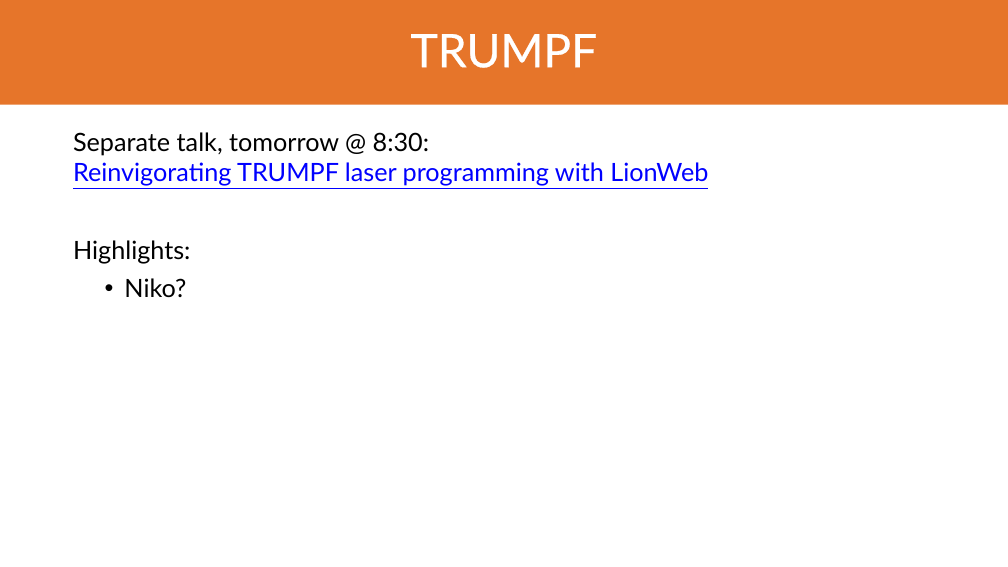
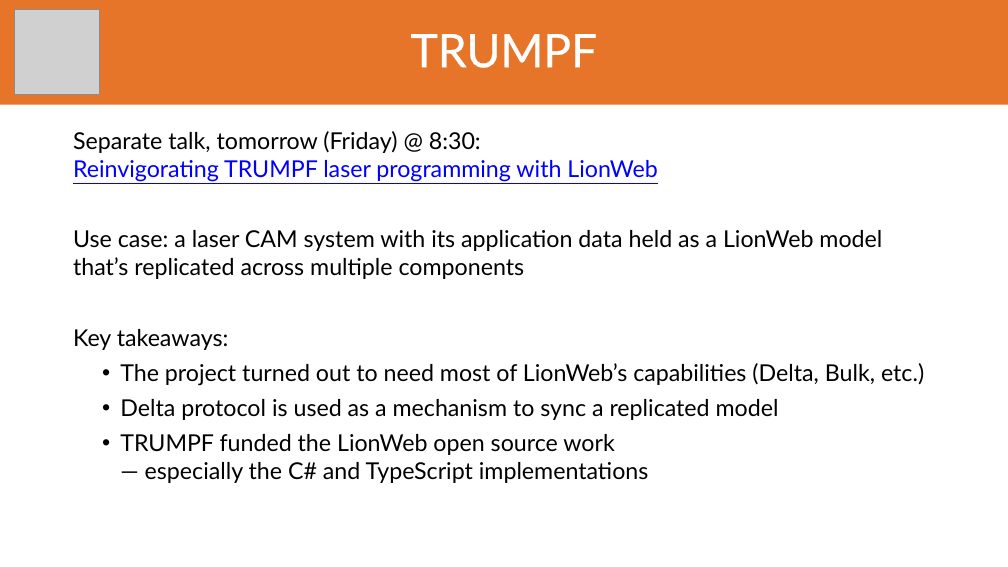
Before and after one commit to LionWeb-io/specification, a slide deck: slide 15 of conference-talks/LangDev/2026/LangDev 2026 Talk.pptx. Drawn at 1008x567 pixels with LibreOffice and Linux fonts; fonts in the diff are those of the drawing; grey boxes stand for pictures; background and template pictures are left out. Boxes give left, top, right and bottom in pixels: in the first picture for what was removed or moved away, otherwise in the second. Text is boxed around its words. In the diff, an @@ line names an element or a change of style, - is before the commit and + after.

```diff
--- a/conference-talks/LangDev/2026/LangDev 2026 Talk.pptx
+++ b/conference-talks/LangDev/2026/LangDev 2026 Talk.pptx
@@ picture added at (14,10,100,95) @@
@@ text at (73,131,924,483): text changed; size 24 to 22.1 pt; text colour #0000FF to #000000 @@
-Separate talk, tomorrow @ 8:30:
-Reinvigorating TRUMPF laser programming with LionWeb
-Highlights:
-  • Niko?
+Separate talk, tomorrow (Friday) @ 8:30:
+Reinvigorating TRUMPF laser programming with LionWeb
+Use case: a laser CAM system with its application data held as a LionWeb model that’s replicated across multiple components
+Key takeaways:
+  • The project turned out to need most of LionWeb’s capabilities (Delta, Bulk, etc.)
+  • Delta protocol is used as a mechanism to sync a replicated model
+  • TRUMPF funded the LionWeb open source work
+    — especially the C# and TypeScript implementations
```
Also in this commit, not shown: 4 other slides changed, 1 slide added, 1 other file.
